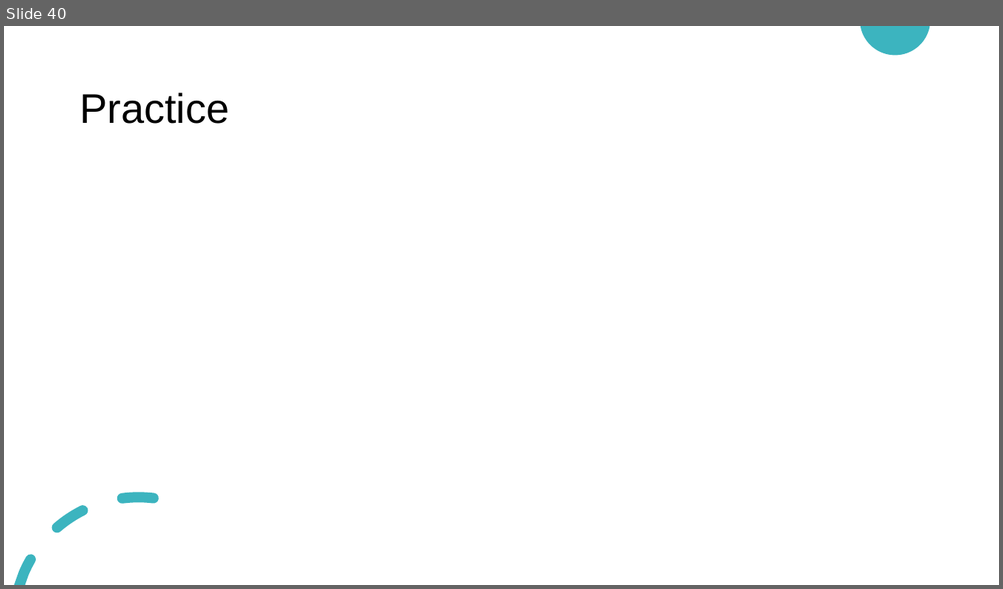
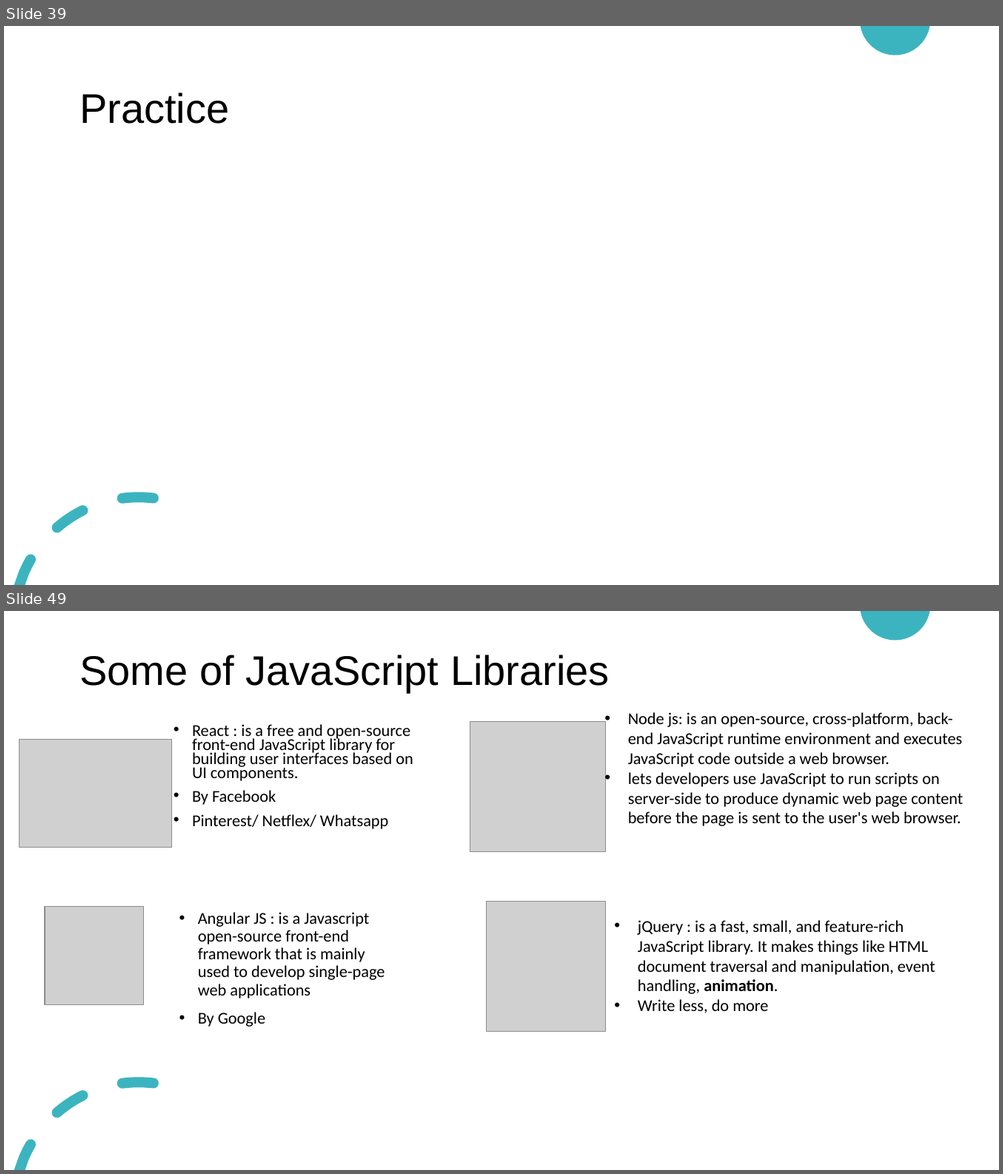
Before and after one commit to HanaZRasheed/HTU-Website-Fall2021, a slide deck: Website Design and Development.pptx. Shown one above the other, each under a label of ours: slide 40 before the commit, slides 39 and 49 after it; the slides between them are not shown. The pictures are 1003x589 and 1003x1174 pixels, drawn with LibreOffice and Linux fonts; fonts in the diff are those of the drawing; grey boxes stand for pictures. Boxes give left, top, right and bottom in pixels: in the first picture for what was removed or moved away, otherwise in the second. Text is boxed around its words. In the diff, an @@ line names an element or a change of style, - is before the commit and + after.

Commit message:
Updated Slides

```diff
--- a/Website Design and Development.pptx
+++ b/Website Design and Development.pptx
@@ slide 49 added at (x1=4, y1=611, x2=999, y2=1170), background #FFFFFF; not listed: 2 template elements that a slide beside it also shows @@
@@ title added at (x1=79, y1=655, x2=609, y2=692), 40 pt, text #000000 @@
+Some of JavaScript Libraries
@@ text added at (x1=628, y1=712, x2=962, y2=826), 16 pt, text #000000 @@
+• Node js: is an open-source, cross-platform, back-end JavaScript runtime environment and executes JavaScript code outside a web browser.
+• lets developers use JavaScript to run scripts on server-side to produce dynamic web page content before the page is sent to the user's web browser.
@@ picture added at (x1=19, y1=739, x2=172, y2=848) @@
@@ text added at (x1=192, y1=724, x2=413, y2=829), 16 pt, text #000000 @@
+• React : is a free and open-source front-end JavaScript library for building user interfaces based on UI components.
+• By Facebook
+• Pinterest/ Netflex/ Whatsapp
@@ picture added at (x1=470, y1=722, x2=606, y2=853) @@
@@ picture added at (x1=45, y1=906, x2=144, y2=1005) @@
@@ text added at (x1=198, y1=912, x2=385, y2=1027), 16 pt, text #000000 @@
+• Angular JS : is a Javascript open-source front-end framework that is mainly used to develop single-page web applications
+• By Google
@@ picture added at (x1=486, y1=902, x2=606, y2=1033) @@
@@ text added at (x1=637, y1=920, x2=935, y2=1014), 16 pt, text #000000 @@
+• jQuery : is a fast, small, and feature-rich JavaScript library. It makes things like HTML document traversal and manipulation, event handling, animation.
+• Write less, do more
@@ what was slide 40 is now slide 39 @@
```
Also in this commit, not shown: 36 other slides added, 2 slides removed, 1 other file.
